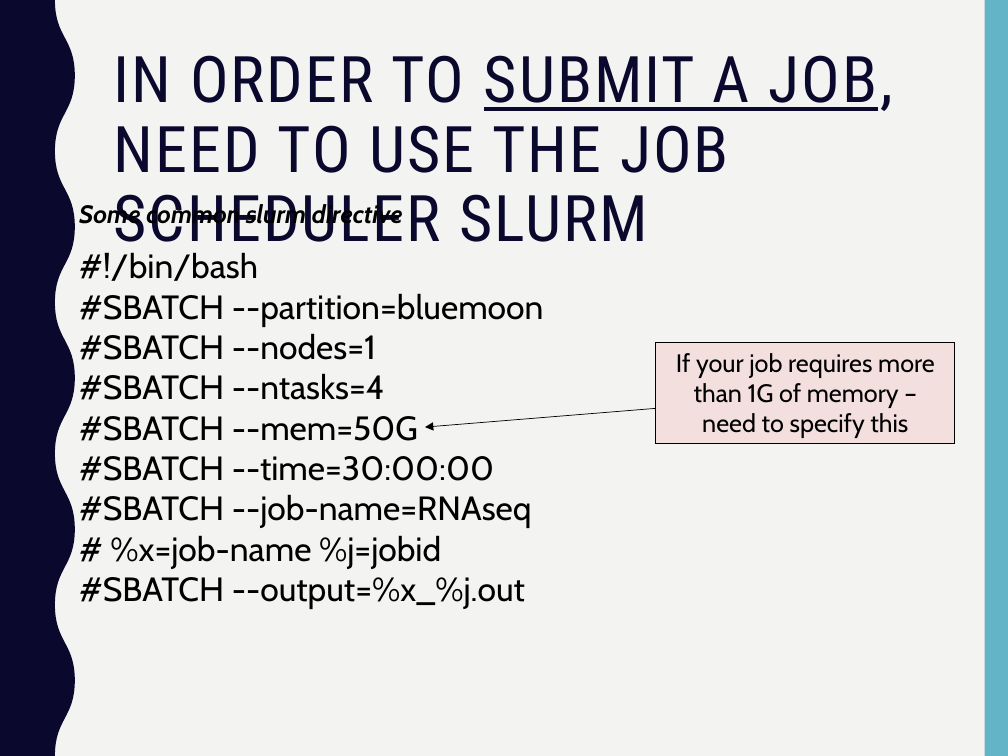
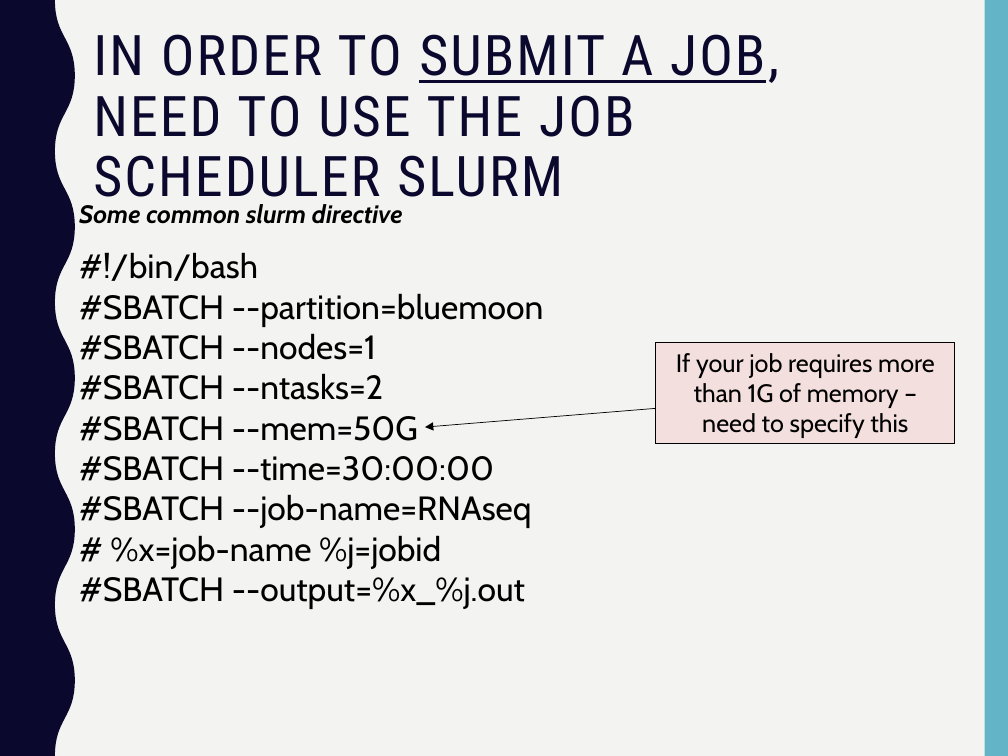
Before and after one commit to PRodriguez19/Intro-to-rnaseq, a slide deck: slide 47 of lectures/Lecture5-MMG232.pptx (slide 40 before the commit). Drawn at 1008x756 pixels with LibreOffice and Linux fonts; fonts in the diff are those of the drawing. Boxes give left, top, right and bottom in pixels: in the first picture for what was removed or moved away, otherwise in the second. Text is boxed around its words. In the diff, an @@ line names an element or a change of style, - is before the commit and + after.

```diff
--- a/lectures/Lecture5-MMG232.pptx
+++ b/lectures/Lecture5-MMG232.pptx
@@ title "IN ORDER TO SUBMIT A ...": place and size @@
-title "IN ORDER TO SUBMIT A ..." at (114, 55, 893, 257)
+title "IN ORDER TO SUBMIT A ..." at (93, 34, 779, 210)
@@ title "IN ORDER TO SUBMIT A ..." at (93, 34, 779, 210): size 45.9 to 40 pt @@
@@ text at (79, 373, 383, 400): text changed @@
-#SBATCH --ntasks=4
+#SBATCH --ntasks=2
```
Also in this commit, not shown: 8 other slides changed, 14 slides added, 6 slides removed, 1 other file.
